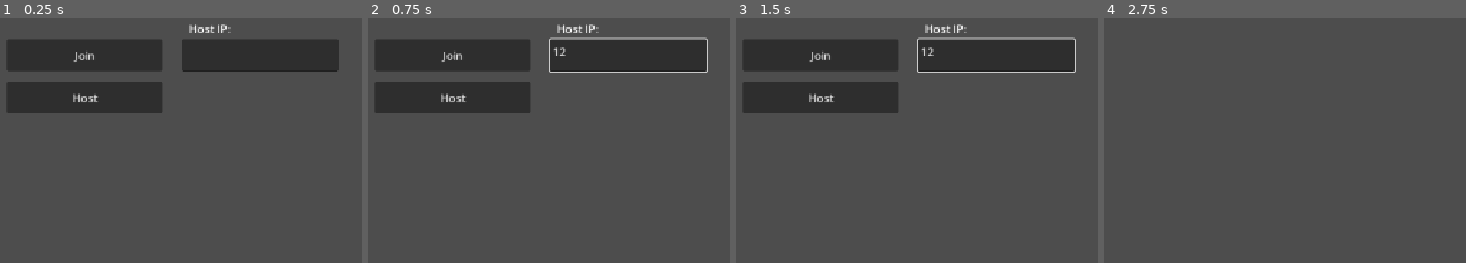
Above: before the commit, frames 1-4 (left to right).
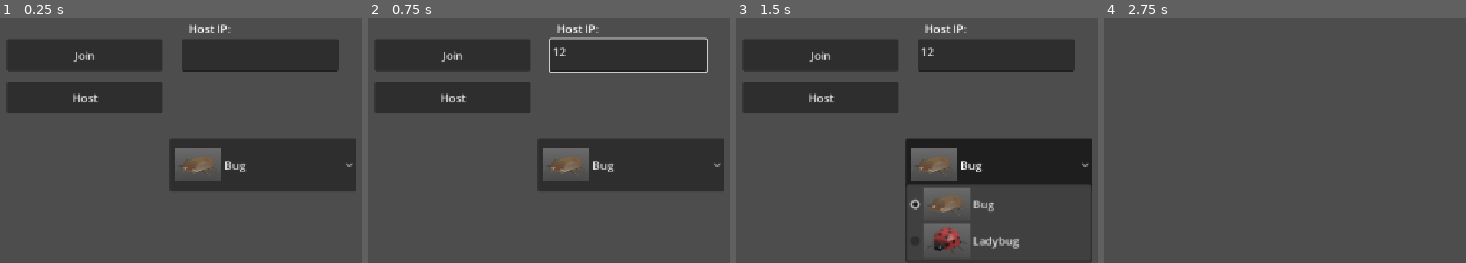
Above: after the commit, the same moments.

Repository: erlewa/bug-box
Game: Godot game, scene res://scenes/levels/main_menu.tscn
Two runs of this game, one before a commit and one after it. Both use one fixed random seed, a clock stepped at 60 frames per second and the inputs below.
Inputs (mouse positions are in pixels of both pictures, inside the frame that each line leads up to):
- Up to frame 1 (0.25 s): no input
- Up to frame 2 (0.75 s): click (628, 54) at 0.52 s; type "12" at 0.6 s
- Up to frame 3 (1.5 s): click (1000, 165) at 1.25 s, where only the run after the commit has a clickable "Bug"
- Up to frame 4 (2.75 s): click "Host" at 2 s

The runs differ from the first frame. In frame 1, 9.9% of the frame differs, in the area x 46-99%, y 49-71%; in frame 2, 9.9%; in frame 3, 12%, in the area x 46-99%, y 7-100%; in frame 4, nothing differs.

Commit message:
Added bug selector to main menu screen

Diff:
--- a/bug-box/scenes/levels/main_menu.tscn
+++ b/bug-box/scenes/levels/main_menu.tscn
@@ -1,6 +1,8 @@
 [gd_scene format=3 uid="uid://bgkdfma75lhwj"]
 
 [ext_resource type="Script" uid="uid://cknr7qib7ur4x" path="res://scripts/main_menu.gd" id="1_bqqt6"]
+[ext_resource type="Texture2D" uid="uid://c4i357u2bcje4" path="res://assets/bugIcon.png" id="2_721jg"]
+[ext_resource type="Texture2D" uid="uid://cntkbe7qpvl8q" path="res://assets/ladybugIcon.png" id="3_geflf"]
 
 [node name="MainMenu" type="Control" unique_id=1420500914]
 layout_mode = 3
@@ -44,7 +46,24 @@
 offset_bottom = 433.0
 text = "Host"
 
+[node name="BugSelector" type="OptionButton" parent="." unique_id=1686270332]
+layout_mode = 0
+offset_left = 676.0
+offset_top = 469.0
+offset_right = 945.0
+offset_bottom = 545.0
+selected = 0
+fit_to_longest_item = false
+item_count = 2
+popup/item_0/text = "Bug"
+popup/item_0/icon = ExtResource("2_721jg")
+popup/item_0/id = 0
+popup/item_1/text = "Ladybug"
+popup/item_1/icon = ExtResource("3_geflf")
+popup/item_1/id = 1
+
 [connection signal="pressed" from="Join" to="." method="_on_join_pressed"]
 [connection signal="pressed" from="Join" to="Join" method="_on_pressed"]
 [connection signal="pressed" from="Host" to="." method="_on_host_pressed"]
 [connection signal="pressed" from="Host" to="Host" method="_on_pressed"]
+[connection signal="item_selected" from="BugSelector" to="." method="_on_bug_selected"]
--- a/bug-box/scripts/main_menu.gd
+++ b/bug-box/scripts/main_menu.gd
@@ -8,7 +8,12 @@
 	MultiplayerController.join_game(ip_input.text)
 	emit_signal("load_level", Globals.LOBBY_LEVEL)
 
+
 func _on_host_pressed() -> void:
 	MultiplayerController.create_game()
 	print("Emitting load_level(LOBBY)")
 	emit_signal("load_level", Globals.LOBBY_LEVEL)
+
+
+func _on_bug_selected(index: int) -> void:
+	print("Bug ", index, " selected")
Binary file added: bug-box/assets/bugIcon.png
Not shown, added: bug-box/assets/bugIcon.png.import
Binary file added: bug-box/assets/ladybug.glb
Not shown, added: bug-box/assets/ladybug.glb.import
Binary file added: bug-box/assets/ladybugIcon.png
Not shown, added: bug-box/assets/ladybugIcon.png.import
Binary file added: bug-box/assets/ladybug_Ladybug Texture.png
Not shown, added: bug-box/assets/ladybug_Ladybug Texture.png.import
